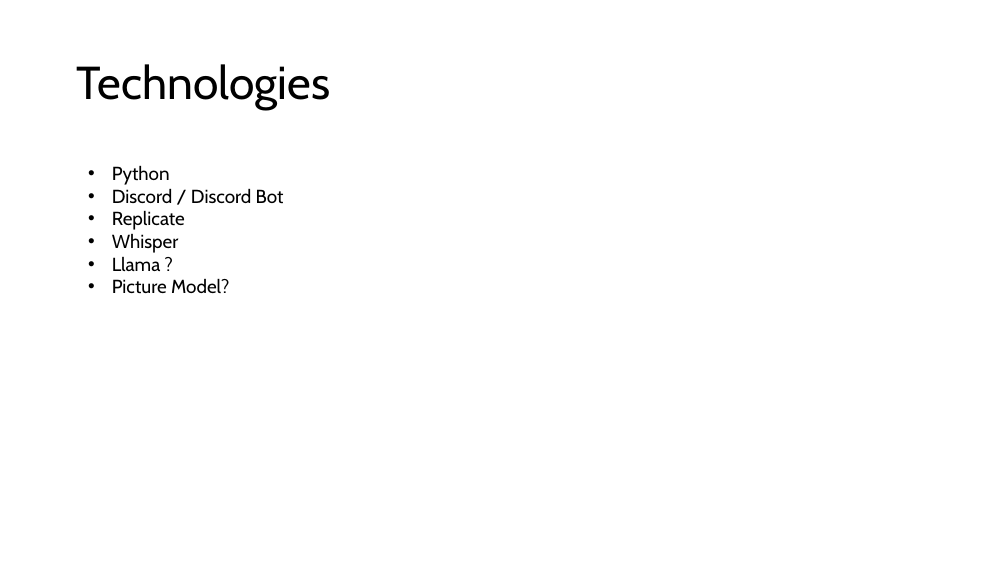
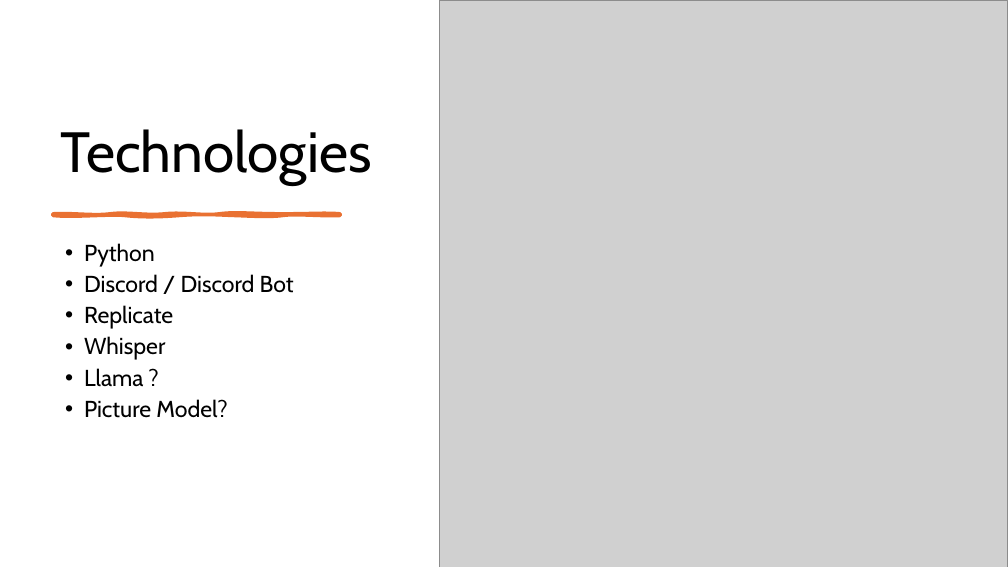
Before and after one commit to Niric02/Digcre_Speech_to_Picture, a slide deck: slide 3 of DND Live Image Generator.pptx. Drawn at 1008x567 pixels with LibreOffice and Linux fonts; fonts in the diff are those of the drawing; grey boxes stand for pictures. Boxes give left, top, right and bottom in pixels: in the first picture for what was removed or moved away, otherwise in the second. Text is boxed around its words. In the diff, an @@ line names an element or a change of style, - is before the commit and + after.

```diff
--- a/DND Live Image Generator.pptx
+++ b/DND Live Image Generator.pptx
@@ title "Technologies": place and size @@
-title "Technologies" at bbox=[77, 64, 331, 110]
+title "Technologies" at bbox=[60, 129, 371, 185]
@@ title "Technologies" at bbox=[60, 129, 371, 185]: size 44 to 54 pt; vertical alignment middle to bottom @@
@@ picture added at bbox=[439, 0, 1008, 567] @@
@@ text "Python": place and size @@
-text "Python" at bbox=[112, 165, 284, 294]
+text "Python" at bbox=[84, 243, 294, 418]
@@ text "Python" at bbox=[84, 243, 294, 418]: size 18 to 22 pt; indent changed; line spacing 1 to 0.9; more space between paragraphs @@
@@ freeform shape added at bbox=[53, 214, 340, 216], fill #E97132, outline #E97132 3.5 pt @@
```
Also in this commit, not shown: 1 other slide changed, 2 slides added, 5 other files.
